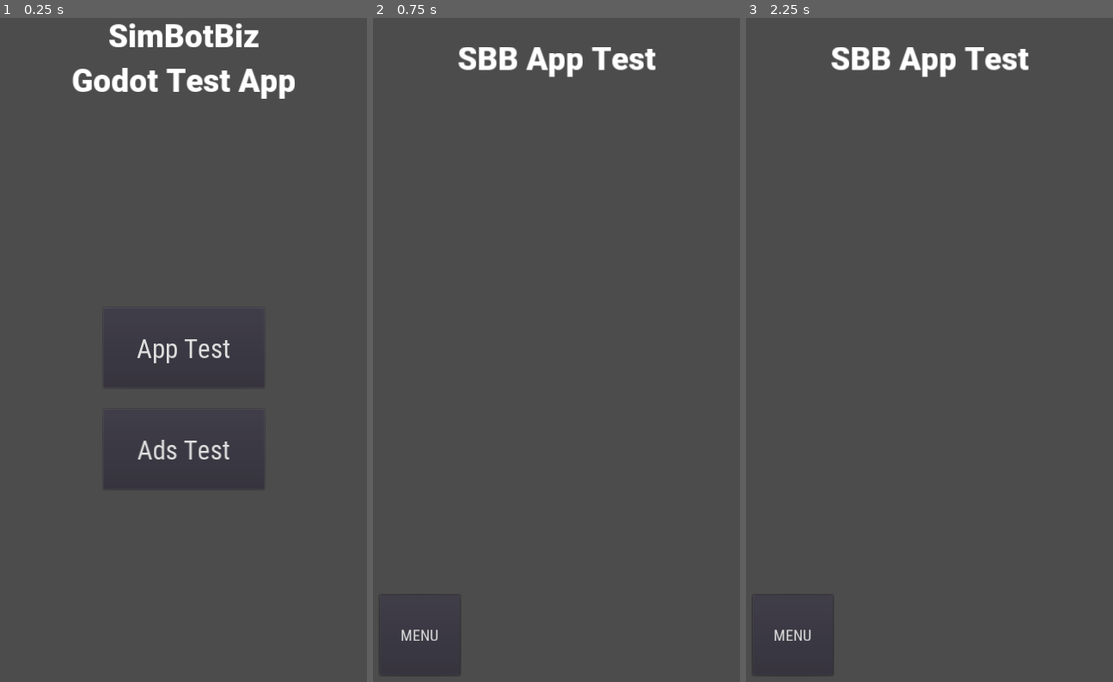
Above: before the commit, frames 1-3 (left to right).
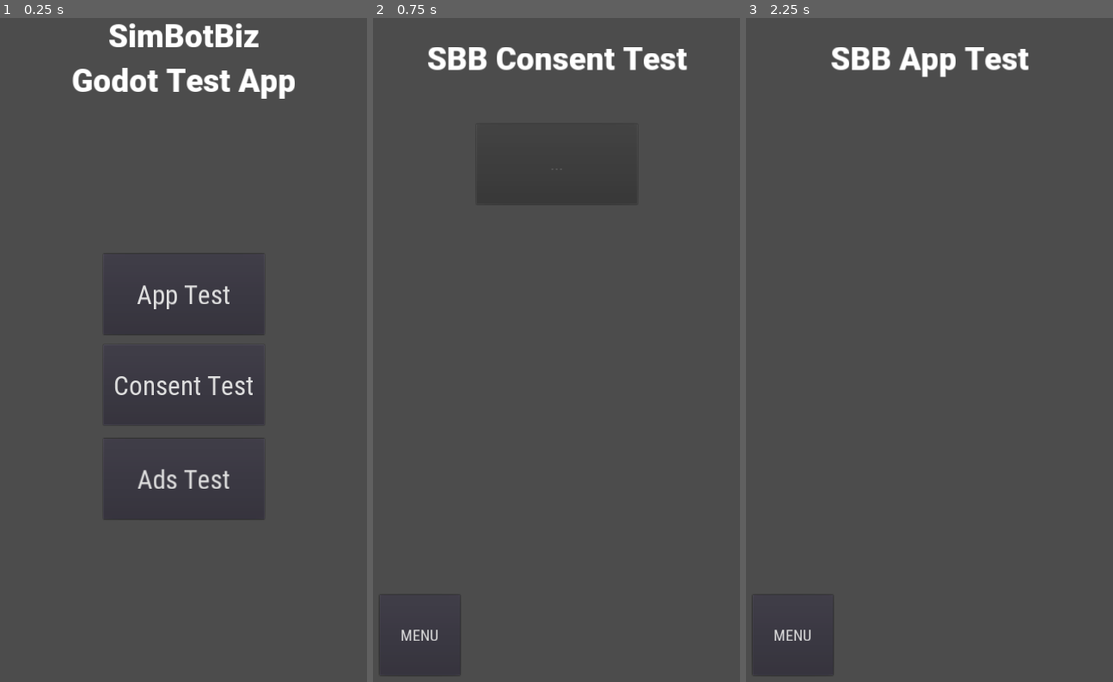
Above: after the commit, the same moments.

Repository: SimBotBiz/Godot-SBBAds
Game: Godot game, scene res://Menu.tscn
Two runs of this game, one before a commit and one after it. Both use one fixed random seed, a clock stepped at 60 frames per second and the inputs below.
Inputs (mouse positions are in pixels of both pictures, inside the frame that each line leads up to):
- Up to frame 1 (0.25 s): no input
- Up to frame 2 (0.75 s): click (556, 383) at 0.5 s, where only the run after the commit has a clickable "Consent Test"
- Up to frame 3 (2.25 s): click "MENU" at 1.25 s; click "App Test" at 2 s

The runs differ from the first frame. In frame 1, 1.7% of the frame differs, in the area x 28-72%, y 35-76%; in frame 2, 1.6%; in frame 3, nothing differs.

Commit message:
consent test app

Diff:
--- a/example/AdsTest.gd
+++ b/example/AdsTest.gd
@@ -13,6 +13,11 @@
 
 
 func _ready() -> void:
+
+	# Foward Consent
+	psa_opt["NON_PERSONALIZED_ADS"] = Globals.non_personalized_ads
+
+	# get and init SBBPlayServicesAds
 	if Engine.has_singleton("SBBPlayServicesAds"):
 		psa = Engine.get_singleton("SBBPlayServicesAds")
 		psa.init(get_instance_id(), psa_opt)
--- /dev/null
+++ b/example/ConsentTest.gd
@@ -0,0 +1,105 @@
+extends Node
+
+var publisher_ids: Array = ["pub-0123456789012345"]
+var privacy_url: String = "https://gdpr.eu/privacy-notice/"
+
+var consent: Object = null
+var consent_opt: Dictionary = {
+	"FORCE_TEST_DEVICE": true,
+	"DEBUG_GEOGRAPHY": "DEBUG_GEOGRAPHY_EEA",
+	"TAG_FOR_UNDER_AGE_OF_CONSENT": false,
+}
+
+var collect_consent_opt: Dictionary = {
+	"PERSONALIZED_ADS": true,
+	"NON_PERSONALIZED_ADS": true,
+	"AD_FREE": false,
+}
+
+
+func _ready() -> void:
+
+	# get and init SBBConsent
+	if Engine.has_singleton("SBBConsent"):
+		consent = Engine.get_singleton("SBBConsent")
+		consent.init(get_instance_id(), consent_opt)
+		consent.requestConsentInfoUpdate(publisher_ids)
+
+
+# print log ingame
+func print_app(p_text: String) -> void:
+	$Log.newline()
+	$Log.add_text(p_text)
+
+
+# Signals
+# ~ ~ ~ ~ ~ ~ ~ ~ ~ ~ ~ ~ ~ ~ ~ ~ ~ ~ ~ ~ ~ ~ ~ ~ ~ ~ ~ ~ ~ ~ ~ ~ ~ ~ ~ ~ ~ ~ ~
+
+func _on_MenuBtn_pressed() -> void:
+	SceneManager.goto_scene_n("Menu")
+
+
+func _on_CollectConsentBtn_pressed() -> void:
+	consent.collectConsent(privacy_url, collect_consent_opt)
+
+
+# set global non personalized ads flag
+func set_npa(p_consent_status) -> void:
+	match p_consent_status:
+		"PERSONALIZED":
+			Globals.non_personalized_ads = false
+			$CollectConsentBtn.text = "Update Consent"
+		"NON_PERSONALIZED":
+			Globals.non_personalized_ads = true
+			$CollectConsentBtn.text = "Update Consent"
+		"UNKNOWN":
+			# we need to collect consent
+			$CollectConsentBtn.text = "Collect Consent"
+
+
+# Signals from the module
+# ~ ~ ~ ~ ~ ~ ~ ~ ~ ~ ~ ~ ~ ~ ~ ~ ~ ~ ~ ~ ~ ~ ~ ~ ~ ~ ~ ~ ~ ~ ~ ~ ~ ~ ~ ~ ~ ~ ~
+
+func _get_message(p_message: String) -> void:
+	print(p_message)
+	print_app(p_message)
+
+
+# Request Consent Info Update
+#
+func _on_consent_info_updated(p_consent_status: String, p_isrlin_eea_or_unknown: bool) -> void:
+	print("_on_consent_info_updated, consentStatus: " + p_consent_status + ", isRequestLocationInEeaOrUnknown: " + str(p_isrlin_eea_or_unknown))
+
+	# if in EEA or Consent is UNKNOWN
+	if (p_isrlin_eea_or_unknown):
+		set_npa(p_consent_status)
+		$CollectConsentBtn.disabled = false
+
+
+func _on_failed_to_update_consent_info(p_error_description: String) -> void:
+	print("_on_failed_to_update_consent_info, errorDescription: " + p_error_description)
+
+
+# Collect Consent
+#
+func _on_consent_form_loaded() -> void:
+	print("_on_consent_form_loaded")
+
+
+func _on_consent_form_opened() -> void:
+	print("_on_consent_form_opened")
+
+
+func _on_consent_form_closed(p_consent_status: String, p_user_prefer_adfree: bool) -> void:
+	print("_on_consent_form_closed, consentStatus: " + p_consent_status + ", userPrefersAdFree: " + str(p_user_prefer_adfree))
+
+	# update consent
+	set_npa(p_consent_status)
+
+	# p_user_prefer_adfree
+	# did you offer an "ad free" (aka paid) verion of your app?
+	# now is when you do the magic to get paid
+
+
+func _on_consent_form_error(p_error_description: String) -> void:
+	print("_on_consent_form_error, errorDescription: " + p_error_description)
--- /dev/null
+++ b/example/ConsentTest.tscn
@@ -0,0 +1,67 @@
+[gd_scene load_steps=7 format=2]
+
+[ext_resource path="res://ConsentTest.gd" type="Script" id=1]
+[ext_resource path="res://fonts/Roboto-Black.ttf" type="DynamicFontData" id=2]
+[ext_resource path="res://fonts/RobotoCondensed-Regular.ttf" type="DynamicFontData" id=3]
+[ext_resource path="res://fonts/nav_font.tres" type="DynamicFont" id=4]
+
+[sub_resource type="DynamicFont" id=1]
+size = 60
+use_filter = true
+font_data = ExtResource( 2 )
+
+[sub_resource type="DynamicFont" id=2]
+size = 26
+use_filter = true
+font_data = ExtResource( 3 )
+
+[node name="ConsentTest" type="Control"]
+anchor_right = 1.0
+anchor_bottom = 1.0
+script = ExtResource( 1 )
+
+[node name="Label" type="Label" parent="."]
+anchor_left = 0.5
+anchor_right = 0.5
+margin_left = -350.0
+margin_top = 10.0
+margin_right = 350.0
+margin_bottom = 190.0
+custom_fonts/font = SubResource( 1 )
+text = "SBB Consent Test"
+align = 1
+valign = 1
+
+[node name="Log" type="RichTextLabel" parent="."]
+anchor_left = 0.5
+anchor_right = 0.5
+margin_left = -350.0
+margin_top = 400.0
+margin_right = 350.0
+margin_bottom = 1070.0
+custom_fonts/normal_font = SubResource( 2 )
+scroll_following = true
+
+[node name="MenuBtn" type="Button" parent="."]
+anchor_top = 1.0
+anchor_bottom = 1.0
+margin_left = 30.0
+margin_top = -180.0
+margin_right = 180.0
+margin_bottom = -30.0
+custom_fonts/font = ExtResource( 4 )
+text = "MENU"
+
+[node name="CollectConsentBtn" type="Button" parent="."]
+anchor_left = 0.5
+anchor_right = 0.5
+margin_left = -150.0
+margin_top = 223.0
+margin_right = 150.0
+margin_bottom = 373.0
+custom_fonts/font = ExtResource( 4 )
+disabled = true
+text = "..."
+clip_text = true
+[connection signal="pressed" from="MenuBtn" to="." method="_on_MenuBtn_pressed"]
+[connection signal="pressed" from="CollectConsentBtn" to="." method="_on_CollectConsentBtn_pressed"]
--- /dev/null
+++ b/example/Globals.gd
@@ -0,0 +1,5 @@
+extends Node
+
+# this flag is set by SBBConsent and
+# fowarded to SBBPlayServicesAds
+var non_personalized_ads: bool = false;
--- a/example/Menu.gd
+++ b/example/Menu.gd
@@ -1,11 +1,15 @@
 extends Node
 
 export (String, FILE, "*.tscn") var AppTestScene
+export (String, FILE, "*.tscn") var ConsentTestScene
 export (String, FILE, "*.tscn") var AdsTestScene
+
 
 func _on_AppTestBtn_pressed() -> void:
 	SceneManager.goto_scene_p(AppTestScene)
 
+func _on_ConsentTestBtn_pressed() -> void:
+	SceneManager.goto_scene_p(ConsentTestScene)
 
 func _on_AdsTestBtn_pressed() -> void:
 	SceneManager.goto_scene_p(AdsTestScene)
--- a/example/Menu.tscn
+++ b/example/Menu.tscn
@@ -14,6 +14,7 @@
 anchor_bottom = 1.0
 script = ExtResource( 1 )
 AppTestScene = "res://AppTest.tscn"
+ConsentTestScene = "res://ConsentTest.tscn"
 AdsTestScene = "res://AdsTest.tscn"
 
 [node name="Label" type="Label" parent="."]
@@ -33,20 +34,31 @@
 anchor_left = 0.5
 anchor_right = 0.5
 margin_left = -150.0
-margin_top = 565.0
+margin_top = 465.0
 margin_right = 150.0
-margin_bottom = 715.0
+margin_bottom = 615.0
 custom_fonts/font = SubResource( 1 )
 text = "App Test"
+
+[node name="ConsentTestBtn" type="Button" parent="."]
+anchor_left = 0.5
+anchor_right = 0.5
+margin_left = -150.0
+margin_top = 634.0
+margin_right = 150.0
+margin_bottom = 784.0
+custom_fonts/font = SubResource( 1 )
+text = "Consent Test"
 
 [node name="AdsTestBtn" type="Button" parent="."]
 anchor_left = 0.5
 anchor_right = 0.5
 margin_left = -150.0
-margin_top = 754.0
+margin_top = 809.0
 margin_right = 150.0
-margin_bottom = 904.0
+margin_bottom = 959.0
 custom_fonts/font = SubResource( 1 )
 text = "Ads Test"
 [connection signal="pressed" from="AppTestBtn" to="." method="_on_AppTestBtn_pressed"]
+[connection signal="pressed" from="ConsentTestBtn" to="." method="_on_ConsentTestBtn_pressed"]
 [connection signal="pressed" from="AdsTestBtn" to="." method="_on_AdsTestBtn_pressed"]
--- a/example/project.godot
+++ b/example/project.godot
@@ -15,7 +15,7 @@
 
 [android]
 
-modules="org/godotengine/godot/SBBTest,org/godotengine/godot/SBBPlayServicesAds"
+modules="org/godotengine/godot/SBBTest,org/godotengine/godot/SBBPlayServicesAds,org/godotengine/godot/SBBConsent"
 
 [application]
 
@@ -25,6 +25,7 @@
 
 [autoload]
 
+Globals="*res://Globals.gd"
 SceneManager="*res://SceneManager.gd"
 
 [display]
